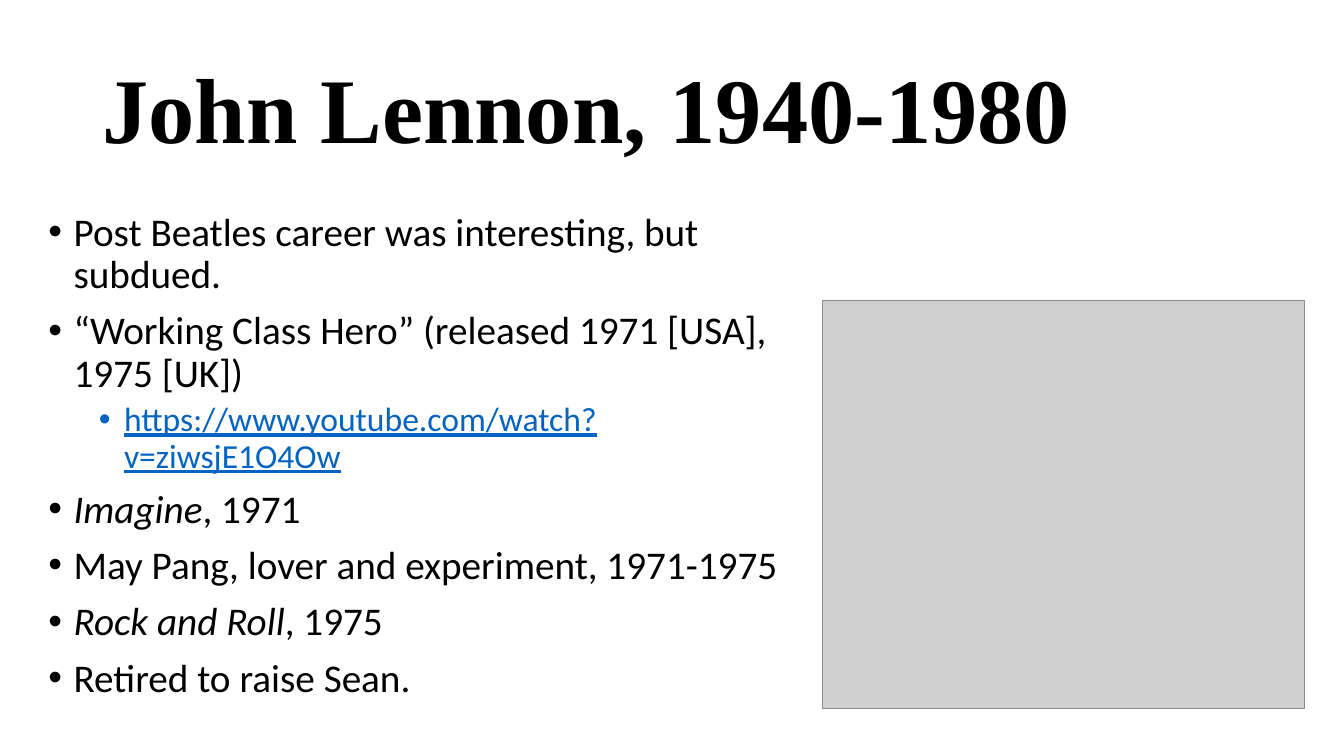
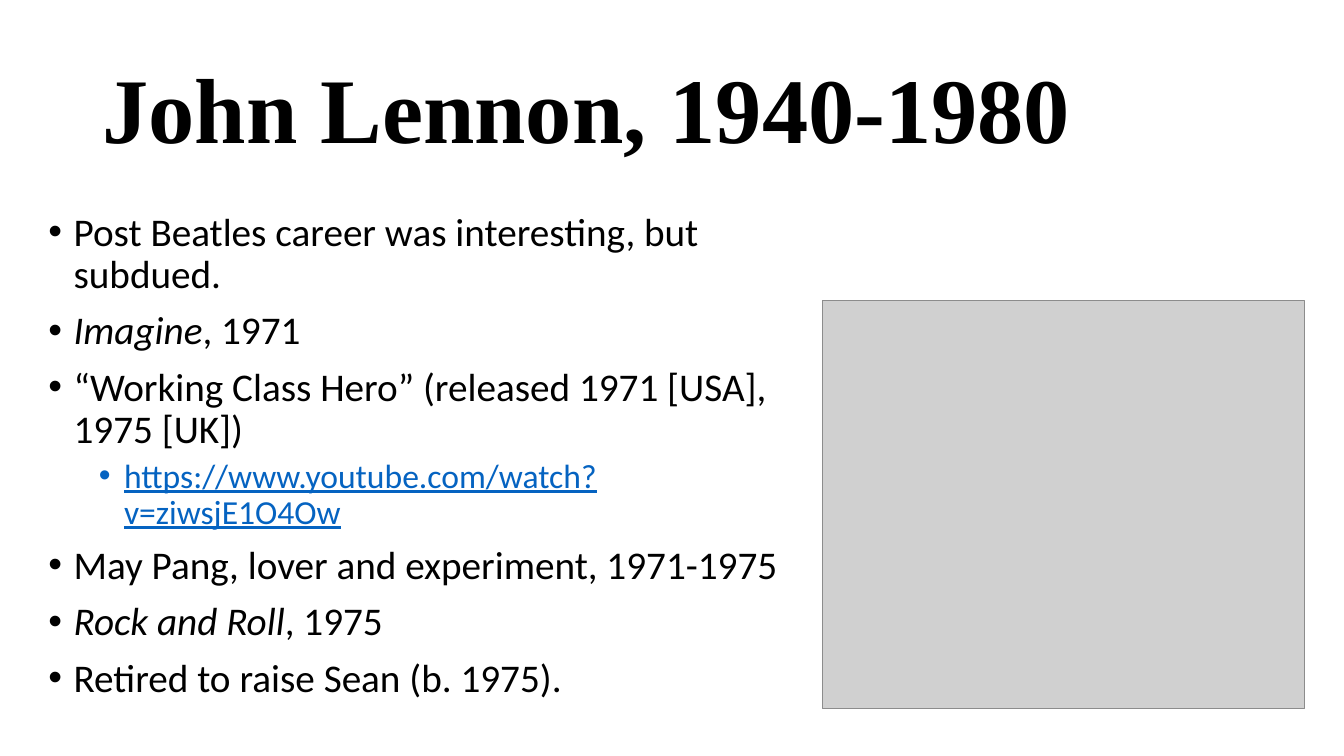
Before and after one commit to mrbaker1917/website, a slide deck: slide 7 of ASMU432/ppts/Early1980s.pptx. Drawn at 1344x756 pixels with LibreOffice and Linux fonts; fonts in the diff are those of the drawing; grey boxes stand for pictures; background and template pictures are left out. Boxes give left, top, right and bottom in pixels: in the first picture for what was removed or moved away, otherwise in the second. Text is boxed around its words. In the diff, an @@ line names an element or a change of style, - is before the commit and + after.

```diff
--- a/ASMU432/ppts/Early1980s.pptx
+++ b/ASMU432/ppts/Early1980s.pptx
@@ text at (74, 317, 300, 351): paragraph added @@
+• Imagine, 1971
@@ text at (74, 496, 300, 530): paragraph removed @@
-• Imagine, 1971
@@ text at (74, 663, 562, 698): text changed @@
-• Retired to raise Sean.
+• Retired to raise Sean (b. 1975).
```
Also in this commit, not shown: 1 other slide changed, 30 other files.
